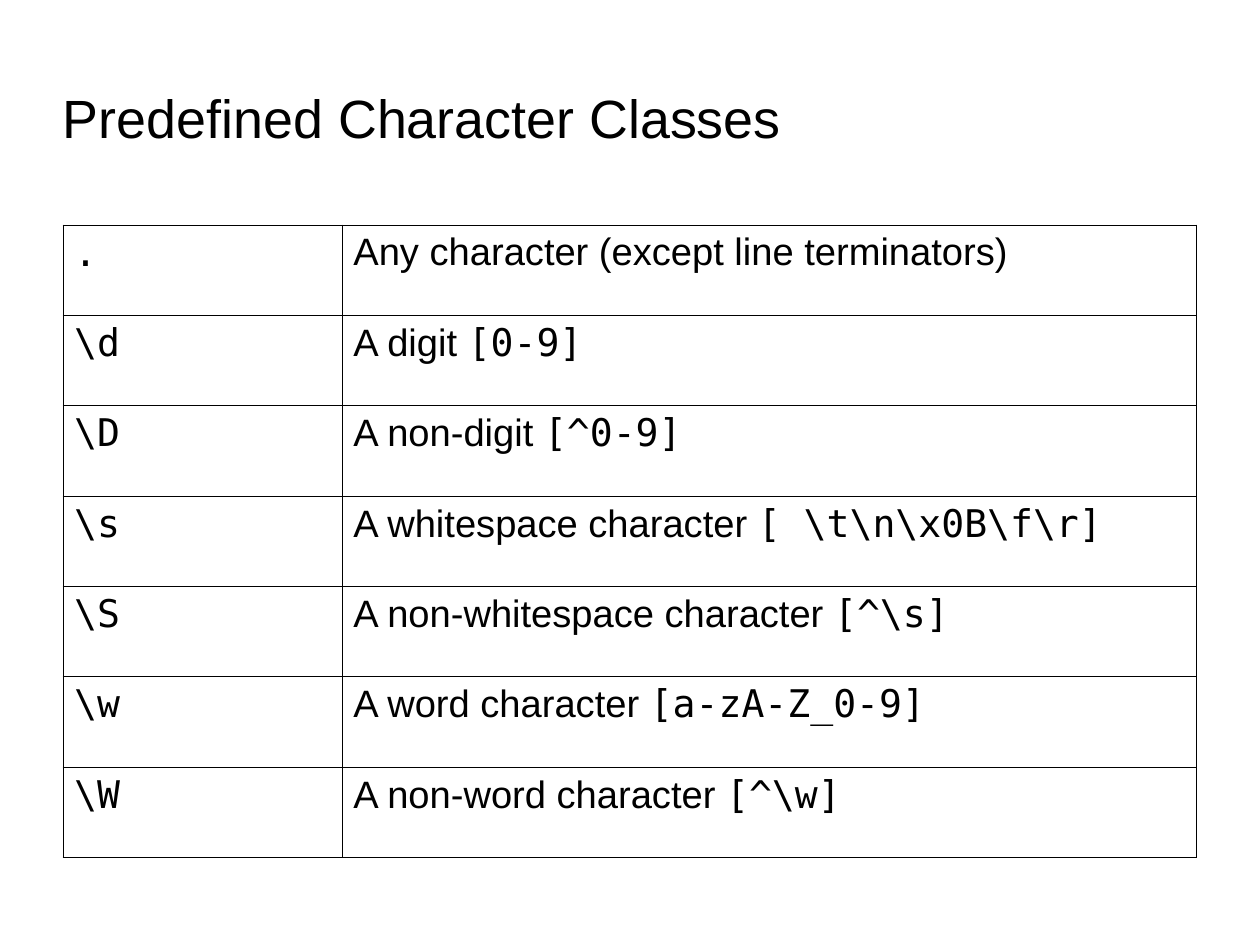
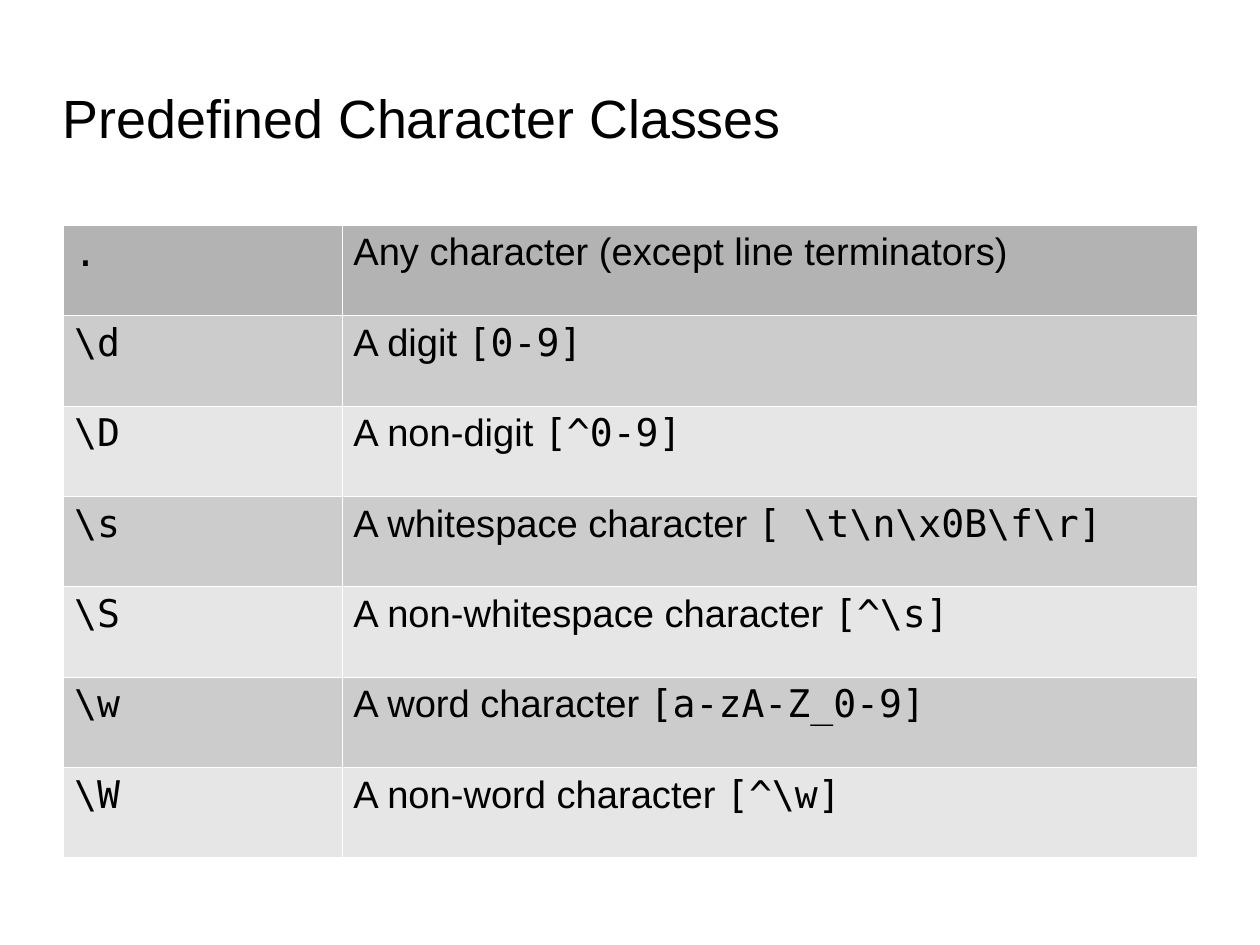
Before and after one commit to codetech/regular-expressions, a slide deck: slide 12 of presentation/presentation.odp. Drawn at 1260x945 pixels with LibreOffice and Linux fonts; fonts in the diff are those of the drawing; background and template pictures are left out. Boxes give left, top, right and bottom in pixels: in the first picture for what was removed or moved away, otherwise in the second. Text is boxed around its words. In the diff, an @@ line names an element or a change of style, - is before the commit and + after.

```diff
--- a/presentation/presentation.odp
+++ b/presentation/presentation.odp
@@ table at <box>63,225,1197,858</box> @@
@@ fill none to #B3B3B3 in row 1 @@
@@ fill none to #CCCCCC in 6 cells @@
@@ fill none to #E6E6E6 in 6 cells @@
@@ borders changed @@
```
Also in this commit, not shown: 1 other slide changed, 10 slides added, 2 other files.
